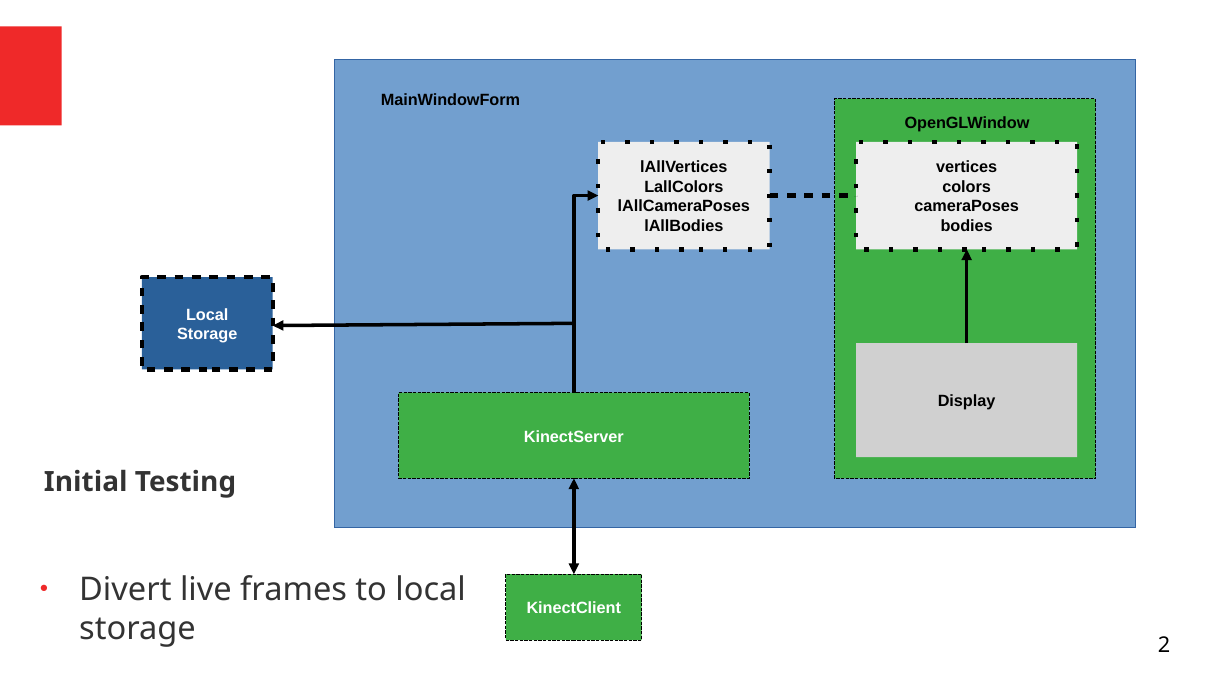
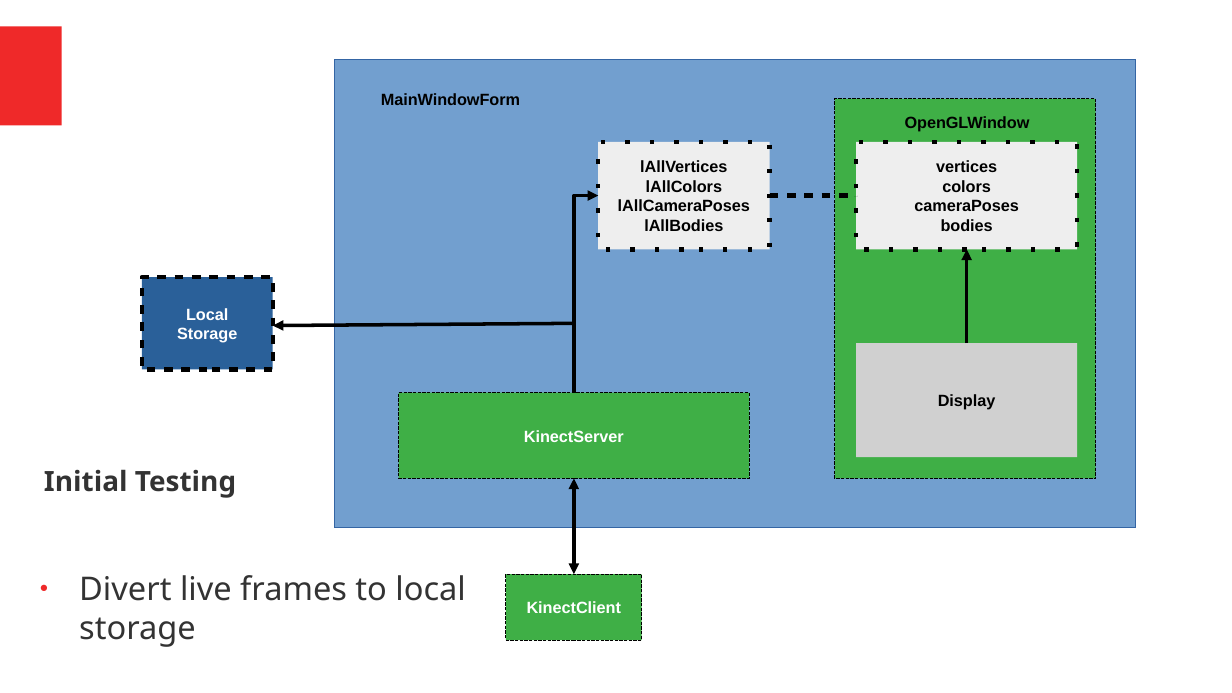
Before and after one commit to thelegend831/dissertation, a slide deck: slide 2 of DecemberCatchUp.odp. Drawn at 1232x693 pixels with LibreOffice and Linux fonts; fonts in the diff are those of the drawing; grey boxes stand for pictures. Boxes give left, top, right and bottom in pixels: in the first picture for what was removed or moved away, otherwise in the second. Text is boxed around its words. In the diff, an @@ line names an element or a change of style, - is before the commit and + after.

```diff
--- a/DecemberCatchUp.odp
+++ b/DecemberCatchUp.odp
@@ text in rectangle at (646,180,722,192): text changed @@
-LallColors
+lAllColors
@@ page number removed at (1158,636,1170,652) @@
-2
```
Also in this commit, not shown: 15 other slides changed, 2 other files.
